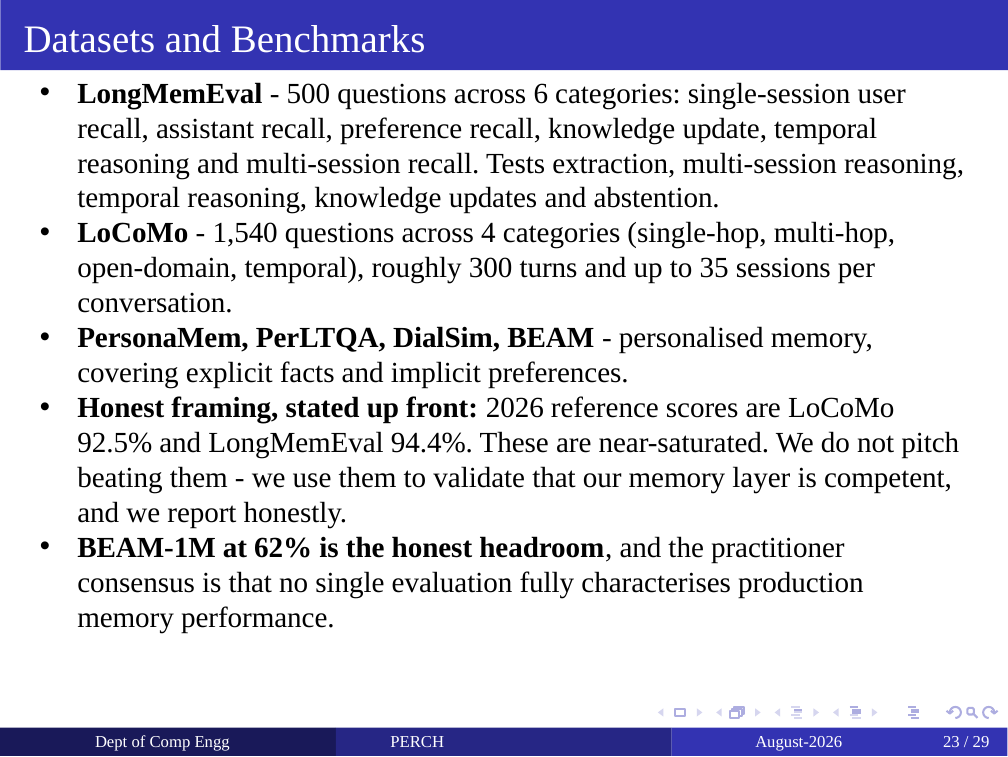
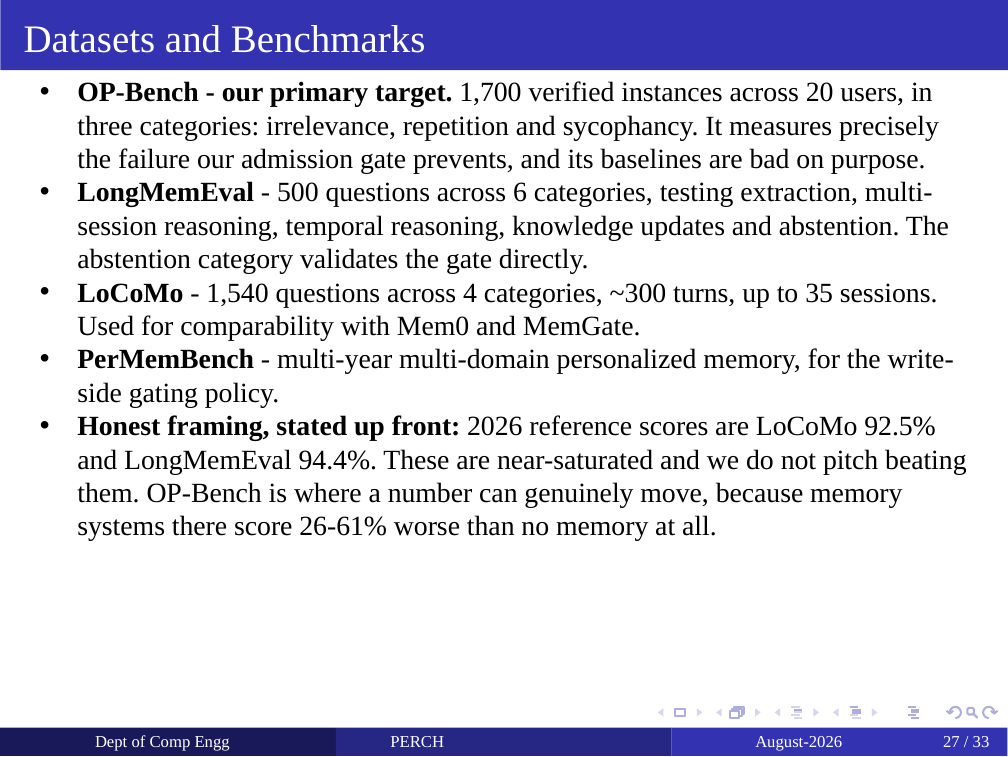
Before and after one commit to yashdoke7/perch, a slide deck: slide 27 of docs/PERCH_Project_Review.pptx (slide 23 before the commit). Drawn at 1008x757 pixels with LibreOffice and Linux fonts; fonts in the diff are those of the drawing. Boxes give left, top, right and bottom in pixels: in the first picture for what was removed or moved away, otherwise in the second. Text is boxed around its words. In the diff, an @@ line names an element or a change of style, - is before the commit and + after.

```diff
--- a/docs/PERCH_Project_Review.pptx
+++ b/docs/PERCH_Project_Review.pptx
@@ text at (77, 81, 967, 541): text changed; size 10.5 to 10 pt @@
-  • LongMemEval - 500 questions across 6 categories: single-session user recall, assistant recall, preference recall, knowledge update, temporal reasoning and multi-session recall. Tests extraction, multi-session reasoning, temporal reasoning, knowledge updates and abstention.
-  • LoCoMo - 1,540 questions across 4 categories (single-hop, multi-hop, open-domain, temporal), roughly 300 turns and up to 35 sessions per conversation.
-  • PersonaMem, PerLTQA, DialSim, BEAM - personalised memory, covering explicit facts and implicit preferences.
-  • Honest framing, stated up front: 2026 reference scores are LoCoMo 92.5% and LongMemEval 94.4%. These are near-saturated. We do not pitch beating them - we use them to validate that our memory layer is competent, and we report honestly.
-  • BEAM-1M at 62% is the honest headroom, and the practitioner consensus is that no single evaluation fully characterises production memory performance.
+  • OP-Bench - our primary target. 1,700 verified instances across 20 users, in three categories: irrelevance, repetition and sycophancy. It measures precisely the failure our admission gate prevents, and its baselines are bad on purpose.
+  • LongMemEval - 500 questions across 6 categories, testing extraction, multi-session reasoning, temporal reasoning, knowledge updates and abstention. The abstention category validates the gate directly.
+  • LoCoMo - 1,540 questions across 4 categories, ~300 turns, up to 35 sessions. Used for comparability with Mem0 and MemGate.
+  • PerMemBench - multi-year multi-domain personalized memory, for the write-side gating policy.
+  • Honest framing, stated up front: 2026 reference scores are LoCoMo 92.5% and LongMemEval 94.4%. These are near-saturated and we do not pitch beating them. OP-Bench is where a number can genuinely move, because memory systems there score 26-61% worse than no memory at all.
@@ page number at (943, 736, 990, 747): text changed @@
-23 / 29
+27 / 33
```
Also in this commit, not shown: 27 other slides changed, 4 slides added, 2 other files.
